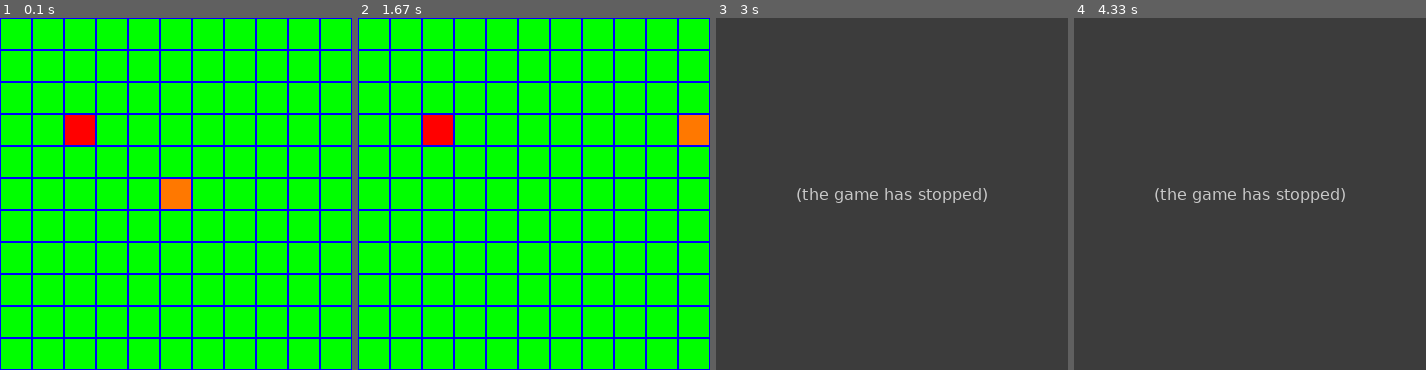
Above: before the commit, frames 1-4 (left to right).
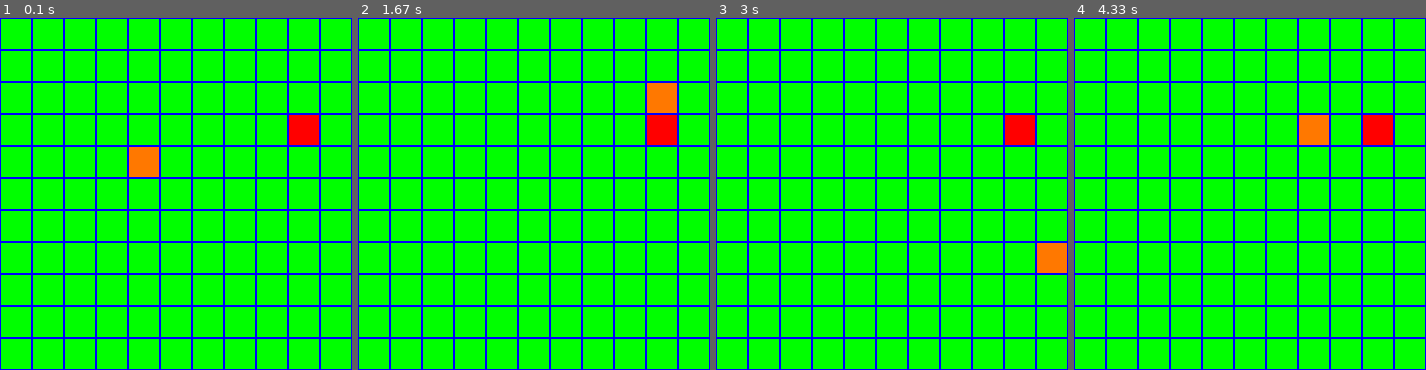
Above: after the commit, the same moments.

Repository: Sierakos/Pygame-Snake
Game: pygame game, started from main.py
Same seed, same stepped clock (60 frames per second), same inputs: the game is played once before the commit and once after it.
Inputs:
- Up to frame 1 (0.1 s): no input
- Up to frame 2 (1.67 s): hold Right 0.33-0.8 s; hold Up 0.83-1.27 s; hold Right from 1.3 s (still down)
- Up to frame 3 (3 s): release Right at 1.8 s; hold Down 1.83-2.37 s; hold Left from 2.98 s (still down)
- Up to frame 4 (4.33 s): release Left at 3.53 s; hold Up 3.57-4.12 s

The runs differ from the first frame. In frame 1, 2.9% of the frame differs, in the area x 18-91%, y 27-55%; in frame 2, 2.9%; in frame 3, 100%, in the area x 0-100%, y 0-100%; in frame 4, 100%.
Before the commit the program exited at 1.8 s; later frames show no game.

Commit message:
Some changes

Diff:
--- a/apple.py
+++ b/apple.py
@@ -1,5 +1,6 @@
 import pygame
 from settings import *
+from random import randint
 
 class Apple:
     def __init__(self,pos):
@@ -8,8 +9,11 @@
         # create apple rect
         self.apple_rect = pygame.Rect(pos,(TILE_SIZE,TILE_SIZE)).inflate(-2,-2)
 
-    def relocate(self, pos):
+    def relocate(self, pos, player):
         self.apple_rect = pygame.Rect(pos,(TILE_SIZE,TILE_SIZE)).inflate(-2,-2)
+        for rect in player.player_rects:
+            if self.apple_rect.colliderect(rect):
+                self.relocate((randint(1,MAP_WIDTH)*TILE_SIZE, randint(1,MAP_HEIGHT)*TILE_SIZE), player)
 
     def update(self):
         # draw rect
--- a/main.py
+++ b/main.py
@@ -8,36 +8,38 @@
 screen = pygame.display.set_mode((WIDTH,HEIGHT))
 fps_clock = pygame.time.Clock()
 
-def apple_random_pos(apple):
+def apple_random_pos(apple, player):
     if apple:
-        apple.relocate((randint(1,10)*TILE_SIZE, randint(1,10)*TILE_SIZE))
+        apple.relocate((randint(1,MAP_WIDTH)*TILE_SIZE, randint(1,MAP_HEIGHT)*TILE_SIZE), player)
 
 player_vec = pygame.math.Vector2()
-player = Player((5*TILE_SIZE,5*TILE_SIZE), apple_random_pos)
-apple = Apple((2*TILE_SIZE,3*TILE_SIZE))
+player = Player((4*TILE_SIZE,4*TILE_SIZE), apple_random_pos)
+apple = Apple((randint(1,MAP_WIDTH)*TILE_SIZE, randint(1,MAP_HEIGHT)*TILE_SIZE))
 
 while True:
     for event in pygame.event.get():
-        if event.type == pygame.QUIT: sys.exit()
+        curr_time = pygame.time.get_ticks()
+        if event.type == pygame.QUIT:
+            sys.exit()
 
         elif event.type == pygame.KEYDOWN:
-            if event.key == pygame.K_LEFT:
+            if event.key == pygame.K_LEFT and player_vec.x != 1:
                 player_vec.x = -1
                 player_vec.y = 0
-            elif event.key == pygame.K_RIGHT:
+            elif event.key == pygame.K_RIGHT and player_vec.x != -1:
                 player_vec.x = 1
                 player_vec.y = 0
-            elif event.key == pygame.K_UP:
+            elif event.key == pygame.K_UP and player_vec.y != 1:
                 player_vec.x = 0
                 player_vec.y = -1
-            elif event.key == pygame.K_DOWN:
+            elif event.key == pygame.K_DOWN and player_vec.y != -1:
                 player_vec.x = 0
                 player_vec.y = 1
 
     screen.fill(BLACK)
 
-    for i in range(11):
-        for j in range(11):
+    for i in range(MAP_HEIGHT+1):
+        for j in range(MAP_WIDTH+1):
             Tile((TILE_SIZE*j, TILE_SIZE*i))
 
     player.update(player_vec,apple)
--- a/player.py
+++ b/player.py
@@ -9,17 +9,19 @@
 
         # create player rect
         self.player_rect = pygame.Rect(pos,(TILE_SIZE,TILE_SIZE)).inflate(-2,-2)
-        self.player_rects = [self.player_rect, self.player_rect]
+        self.player_rects = [self.player_rect]
 
         # func for randomize pos of apple
         self.apple_random_pos = apple_random_pos
 
-        # wait 1 tick for next tail
-        self.move_last_tail = True
+        self.eat = False
 
     def check_game_over(self):
         if self.player_rect.left < 0 or self.player_rect.right > WIDTH or self.player_rect.top < 0 or self.player_rect.bottom > HEIGHT:
             sys.exit()
+        for tail in self.player_rects[1::]:
+            if self.player_rect.colliderect(tail) and self.eat == False:
+                sys.exit()
 
     def add_next_rect(self,pos):
         if self.player_rects[-1]:
@@ -27,41 +29,38 @@
 
     def check_apple_collizion(self,apple):
         if self.player_rect.colliderect(apple.apple_rect):
-            self.apple_random_pos(apple)
+            self.apple_random_pos(apple, self)
             self.player_length += 1
             self.add_next_rect((self.player_rects[-1].x-1, self.player_rects[-1].y-1))
-            self.move_last_tail = False
+            self.eat = True
         else:
-            self.move_last_tail = True
-
-        print(self.move_last_tail)
-        print(self.player_rects)
+            self.eat = False
 
     def head_move(self,player_vec):
         head = self.player_rects[0]
         head.x += player_vec[0] * TILE_SIZE
         head.y += player_vec[1] * TILE_SIZE
-        # pygame.draw.rect(self.screen,ORANGE,head)
 
-    def tail_move(self,apple):
-        if len(self.player_rects) > 2:
-            i = -1
-            for tail in reversed(self.player_rects[2::]):
-                tail.x = self.player_rects[i-1].x
-                tail.y = self.player_rects[i-1].y
-                # self.player_rects[i].x = self.player_rects[i-1].x
-                # self.player_rects[i].y = self.player_rects[i-1].y
-                i -= 1
-
+    def tail_move(self):
+        i = -2
+        for tail in reversed(self.player_rects[1::]):
+            tail.x = self.player_rects[i].x
+            tail.y = self.player_rects[i].y
+            i -= 1
 
 
     def update(self,player_vec,apple):
+        # move the tail before head for place first
+        # tail rect next to head properly
+        self.tail_move()
+
+        # move the head
+        self.head_move(player_vec)
+
         # check if snake is eating apple
         self.check_apple_collizion(apple)
-        # move the head
-        self.head_move(player_vec)
-        self.tail_move(apple)
 
+        # draw head and tail
         for rect in self.player_rects:
             pygame.draw.rect(self.screen,ORANGE,rect)
 
--- a/settings.py
+++ b/settings.py
@@ -3,6 +3,9 @@
 HEIGHT = 352
 FPS = 5
 TILE_SIZE = 32
+
+# level setup
+MAP_WIDTH, MAP_HEIGHT = 10,10
 
 # block size
 RECT_WIDTH = 64
